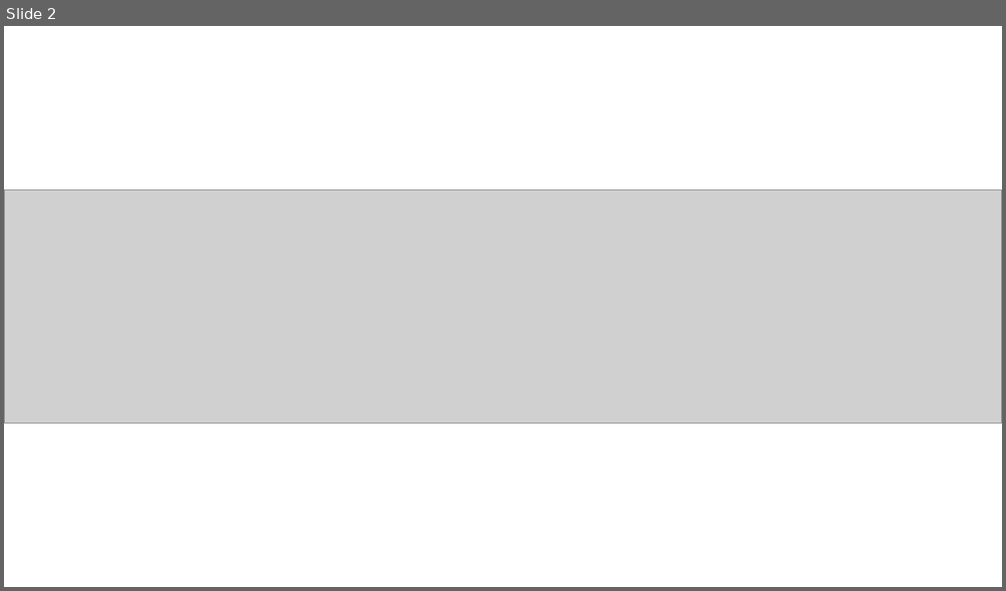
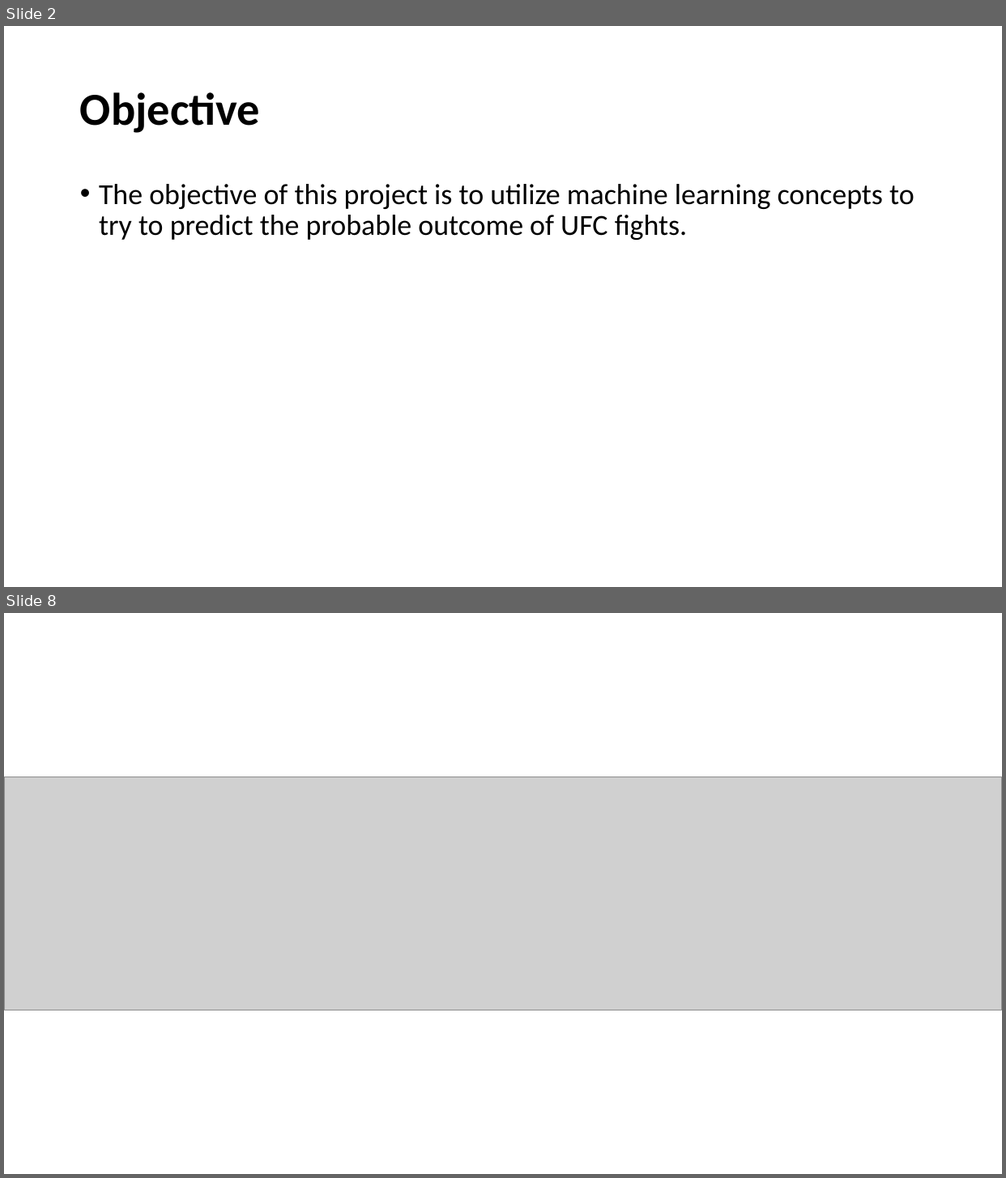
Before and after one commit to Rich-Hamilton88/machine_learning_project, a slide deck: Machine Learning Project/UFC.pptx. Shown one above the other, each under a label of ours: slide 2 before the commit, slides 2 and 8 after it; the slides between them are not shown. The pictures are 1006x591 and 1006x1178 pixels, drawn with LibreOffice and Linux fonts; fonts in the diff are those of the drawing; grey boxes stand for pictures. Boxes give left, top, right and bottom in pixels: in the first picture for what was removed or moved away, otherwise in the second. Text is boxed around its words. In the diff, an @@ line names an element or a change of style, - is before the commit and + after.

```diff
--- a/Machine Learning Project/UFC.pptx
+++ b/Machine Learning Project/UFC.pptx
@@ slide 2 added at [4, 26, 1002, 587], background #FFFFFF @@
@@ title added at [80, 92, 260, 133], 44 pt, text #000000, bold @@
+Objective
@@ text added at [99, 184, 914, 240], 28 pt, text #000000 @@
+• The objective of this project is to utilize machine learning concepts to try to predict the probable outcome of UFC fights.
@@ what was slide 2 is now slide 8 @@
```
Also in this commit, not shown: 1 slide changed, 8 other slides added.
